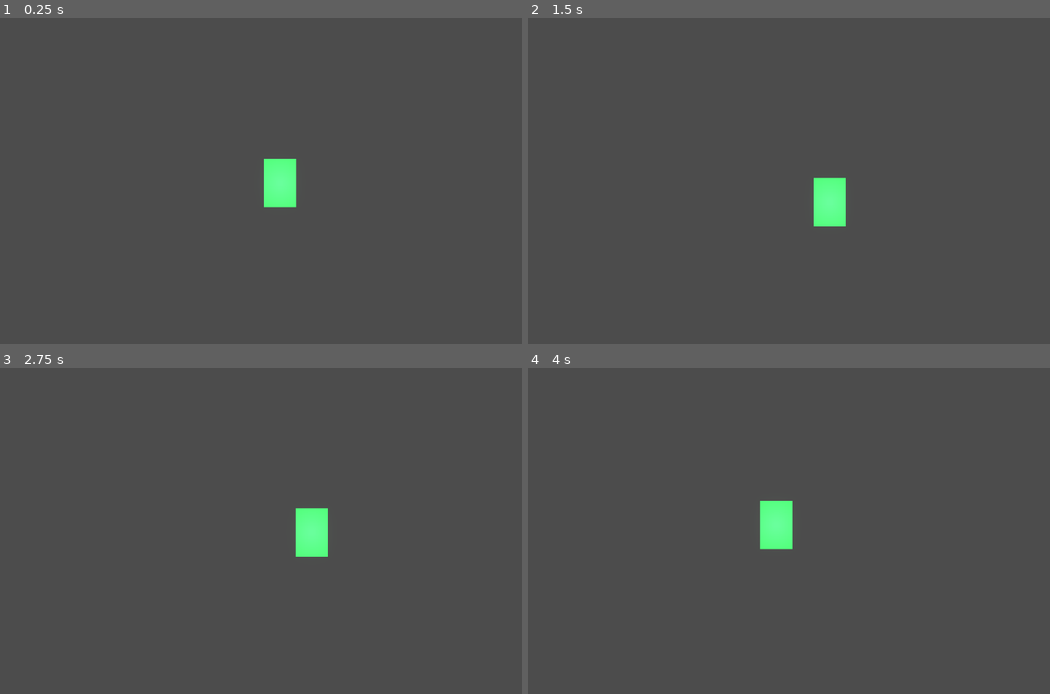
Above: before the commit, frames 1-4 (two rows, left to right).
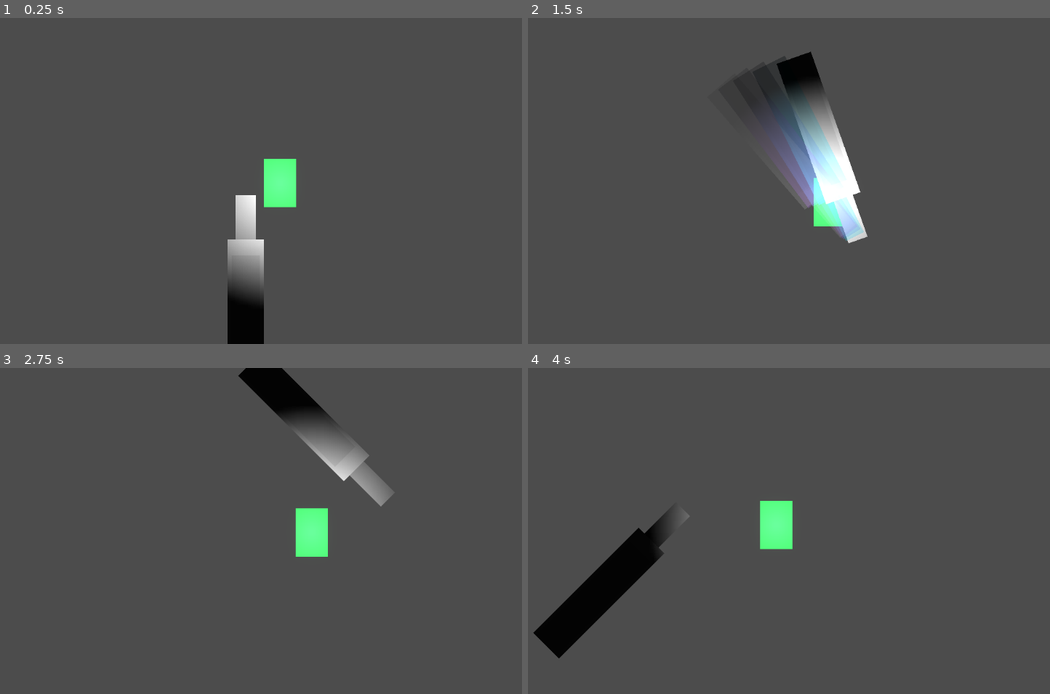
Above: after the commit, the same moments.

Repository: WMsans/top-down-rogue
Game: Godot game, scene res://scenes/main.tscn
Same seed, same stepped clock (60 frames per second), same inputs: the game is played once before the commit and once after it.
Inputs (mouse positions are in pixels of both pictures, inside the frame that each line leads up to):
- Up to frame 1 (0.25 s): no input
- Up to frame 2 (1.5 s): tap Enter at 0.5 s; move the mouse to (935, 164) at 0.52 s; hold D 0.53-1.28 s; tap Z at 0.6 s; click (935, 164) at 0.67 s; tap Space at 1.25 s; move the mouse to (689, 197) at 1.27 s; hold S from 1.28 s (still down); tap X at 1.35 s
- Up to frame 3 (2.75 s): move the mouse to (339, 459) at 2.02 s; release S at 2.03 s; hold D from 2.03 s (still down); tap C at 2.1 s
- Up to frame 4 (4 s): move the mouse to (778, 596) at 2.77 s; release D at 2.78 s; hold W 2.78-3.53 s; tap Z at 2.85 s; click (778, 596) at 2.92 s; move the mouse to (982, 579) at 3.52 s; hold A from 3.53 s (still down); tap X at 3.6 s

The runs differ from the first frame. In frame 1, 2.4% of the frame differs, in the area x 43-51%, y 54-100%; in frame 2, 6.1%, in the area x 39-66%, y 10-70%; in frame 3, 3.0%; in frame 4, 3.5%.
Error in both runs: Cannot call method 'shader_create_from_spirv' on a null value. (res://src/core/world_manager.gd:97)

Commit message:
fix(weapon-manager): defer visual creation to avoid parent busy error

Diff:
--- a/src/weapons/weapon_manager.gd
+++ b/src/weapons/weapon_manager.gd
@@ -14,6 +14,10 @@
 	weapons[0] = TestWeaponScript.new()
 	weapons[1] = MeleeWeaponScript.new()
 
+	_setup_weapon_visuals.call_deferred()
+
+
+func _setup_weapon_visuals() -> void:
 	for weapon in weapons:
 		if weapon != null and weapon.visual_scene != null:
 			var visual_instance := weapon.visual_scene.instantiate()
